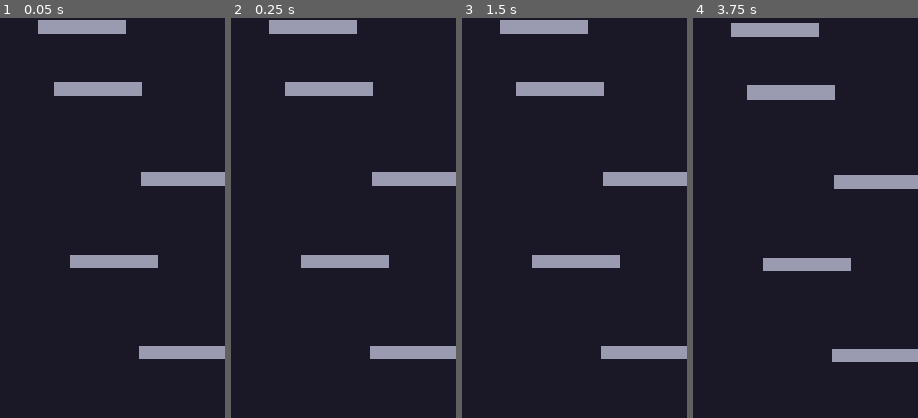
Above: before the commit, frames 1-4 (left to right).
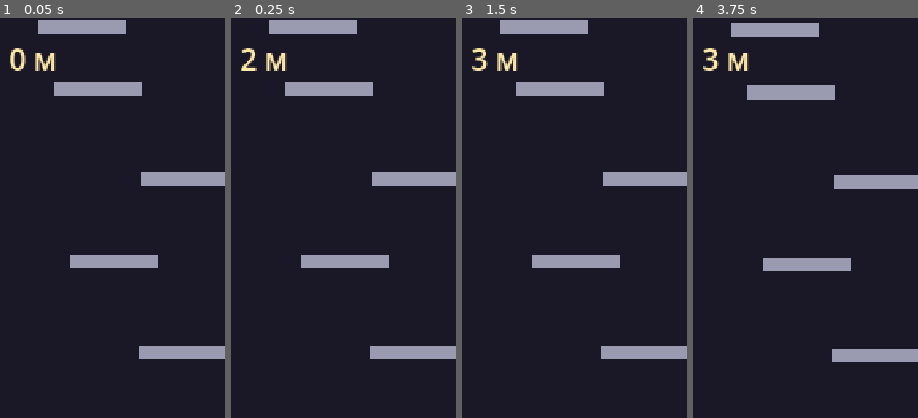
Above: after the commit, the same moments.

Repository: fedichkin/spark-climb
Game: Godot game, scene res://game/game.tscn
Two runs of this game, one before a commit and one after it. Both use one fixed random seed, a clock stepped at 60 frames per second and the inputs below.
Inputs (mouse positions are % of the whole screen's width and height, from its top left):
- Up to frame 1 (0.05 s): no input
- Up to frame 2 (0.25 s): no input
- Up to frame 3 (1.5 s): move the mouse to (72, 45) at 0.52 s; hold Right (move_right) 0.53-1.25 s; click (72, 45) at 0.67 s; drag from (30, 55) to (45, 70) at 1.27 s
- Up to frame 4 (3.75 s): move the mouse to (60, 28) at 2.02 s; hold Left (move_left) 2.03-2.75 s; click (60, 28) at 2.17 s; drag from (45, 70) to (20, 35) at 2.77 s; move the mouse to (80, 65) at 3.52 s; hold Right (move_right) from 3.53 s (still down); click (80, 65) at 3.67 s
The pictures show only the part of the screen within x 2-52%, y 0-50%; the shares and areas given below are measured in that part.

The runs differ from the first frame. In frame 1, 0.6% of the frame differs, in the area x 4-25%, y 7-14%; in frame 2, 0.6%; in frame 3, 0.6%; in frame 4, 0.6%.

Commit message:
feat: add minimal HUD with height in meters

Diff:
--- a/game/game.tscn
+++ b/game/game.tscn
@@ -7,6 +7,7 @@
 [ext_resource type="PackedScene" uid="uid://mkg0vx0q61u2" path="res://player/player.tscn" id="5_player"]
 [ext_resource type="Script" path="res://game/camera_controller.gd" id="6_camera"]
 [ext_resource type="PackedScene" path="res://platforms/start_platform.tscn" id="7_start"]
+[ext_resource type="PackedScene" path="res://ui/hud.tscn" id="8_hud"]
 
 [node name="Game" type="Node2D"]
 script = ExtResource("1_game")
@@ -41,3 +42,7 @@
 script = ExtResource("6_camera")
 config = ExtResource("2_config")
 target = NodePath("../Player")
+
+[node name="UI" type="CanvasLayer" parent="."]
+
+[node name="HUD" parent="UI" instance=ExtResource("8_hud")]
--- /dev/null
+++ b/ui/hud.gd
@@ -0,0 +1,14 @@
+## In-run HUD: shows the current height in meters (GAME_SPEC §11).
+## Only listens to Events; never touches the game state.
+extends Control
+
+@onready var _height_label: Label = $HeightLabel
+
+
+func _ready() -> void:
+	Events.height_changed.connect(_on_height_changed)
+	_on_height_changed(0)
+
+
+func _on_height_changed(meters: int) -> void:
+	_height_label.text = "%d м" % meters
--- /dev/null
+++ b/ui/hud.tscn
@@ -0,0 +1,24 @@
+[gd_scene format=3]
+
+[ext_resource type="Script" path="res://ui/hud.gd" id="1_hud"]
+
+[node name="HUD" type="Control"]
+layout_mode = 3
+anchors_preset = 15
+anchor_right = 1.0
+anchor_bottom = 1.0
+grow_horizontal = 2
+grow_vertical = 2
+mouse_filter = 2
+script = ExtResource("1_hud")
+
+[node name="HeightLabel" type="Label" parent="."]
+layout_mode = 0
+offset_left = 32.0
+offset_top = 32.0
+offset_right = 332.0
+offset_bottom = 100.0
+mouse_filter = 2
+theme_override_colors/font_color = Color(1, 0.9137255, 0.65882355, 1)
+theme_override_font_sizes/font_size = 48
+text = "0 м"
Not shown, added: ui/hud.gd.uid
Not shown, changed: docs/ROADMAP.md
